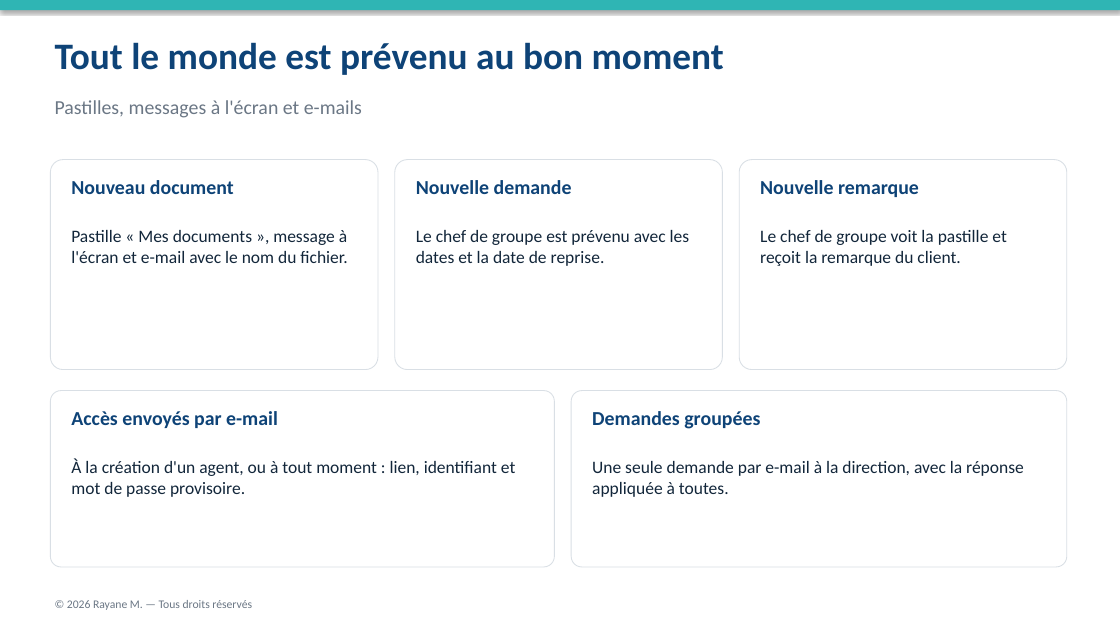
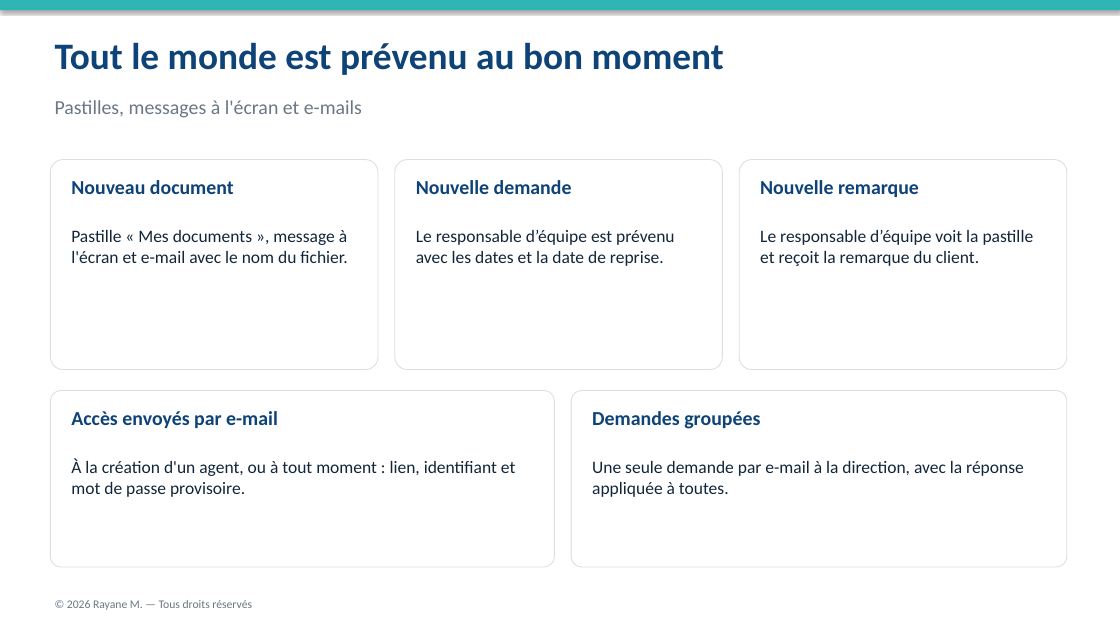
Before and after one commit to rayanem-dev/pointage-app, a slide deck: slide 14 of Kit-Sijil/Sijil-Presentation.pptx. Drawn at 1120x630 pixels with LibreOffice and Linux fonts; fonts in the diff are those of the drawing. Boxes give left, top, right and bottom in pixels: in the first picture for what was removed or moved away, otherwise in the second. Text is boxed around its words. In the diff, an @@ line names an element or a change of style, - is before the commit and + after.

```diff
--- a/Kit-Sijil/Sijil-Presentation.pptx
+++ b/Kit-Sijil/Sijil-Presentation.pptx
@@ text at (416,230,674,266): text changed @@
-Le chef de groupe est prévenu avec les dates et la date de reprise.
+Le responsable d’équipe est prévenu avec les dates et la date de reprise.
@@ text at (760,230,1034,266): text changed @@
-Le chef de groupe voit la pastille et reçoit la remarque du client.
+Le responsable d’équipe voit la pastille et reçoit la remarque du client.
```
Also in this commit, not shown: 4 other slides changed, 34 other files.
